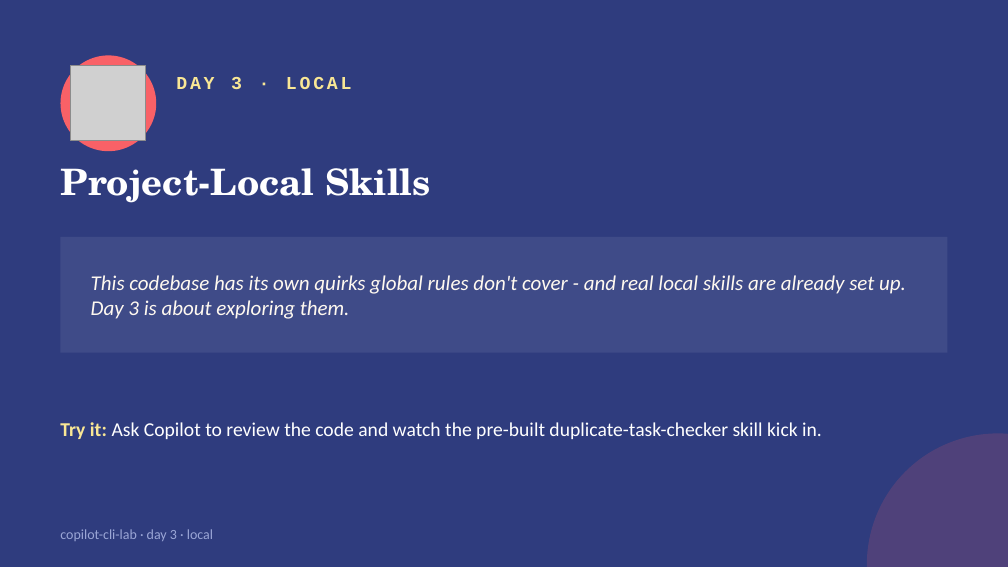
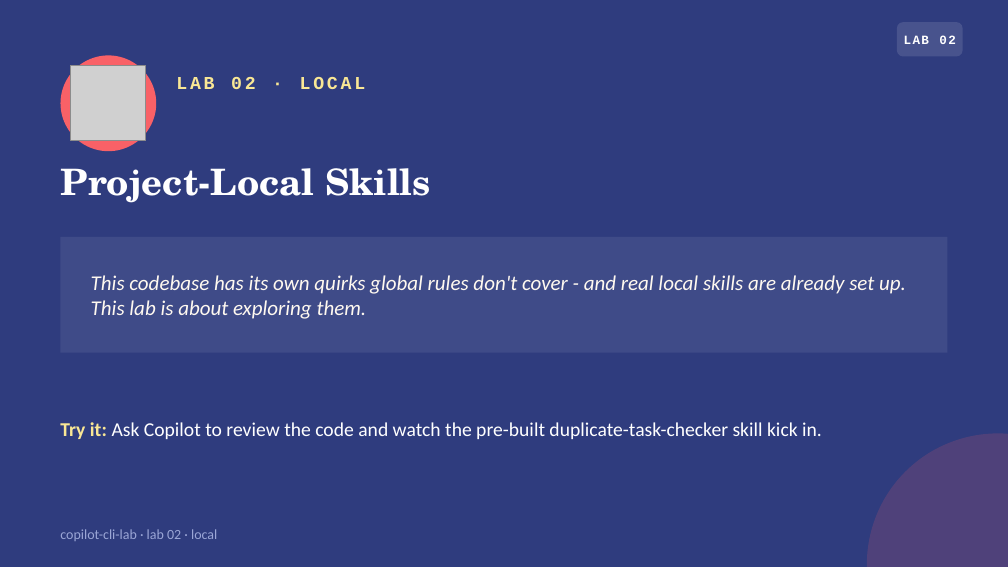
Before and after one commit to kandanai-leenutaphong-backup/copilot-cli-lab, a slide deck: slide 9 of slides/copilot-cli-lab.pptx (slide 8 before the commit). Drawn at 1008x567 pixels with LibreOffice and Linux fonts; fonts in the diff are those of the drawing; grey boxes stand for pictures. Boxes give left, top, right and bottom in pixels: in the first picture for what was removed or moved away, otherwise in the second. Text is boxed around its words. In the diff, an @@ line names an element or a change of style, - is before the commit and + after.

```diff
--- a/slides/copilot-cli-lab.pptx
+++ b/slides/copilot-cli-lab.pptx
@@ rounded rectangle added at (897, 22, 963, 56), fill #FFFFFF at 12% opacity @@
@@ text added at (904, 35, 956, 44), 9 pt, text #FFFFFF, bold @@
+LAB 02
@@ text at (176, 77, 366, 89): text changed @@
-DAY 3 · LOCAL
+LAB 02 · LOCAL
@@ text at (91, 275, 906, 319): text changed @@
-This codebase has its own quirks global rules don't cover - and real local skills are already set up. Day 3 is about exploring them.
+This codebase has its own quirks global rules don't cover - and real local skills are already set up. This lab is about exploring them.
@@ text at (60, 529, 217, 541): text changed @@
-copilot-cli-lab · day 3 · local
+copilot-cli-lab · lab 02 · local
```
Also in this commit, not shown: 10 other slides changed, 9 slides added, 4 slides removed, 2 other files.
